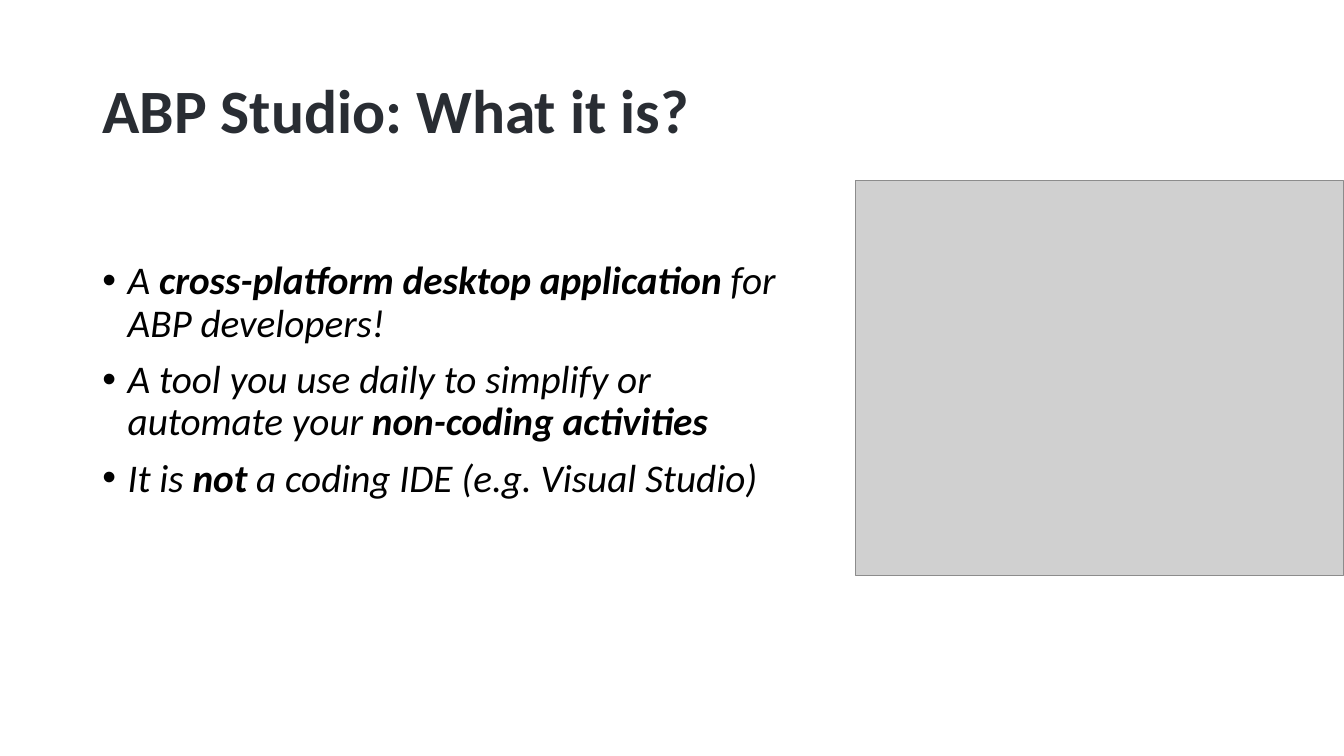
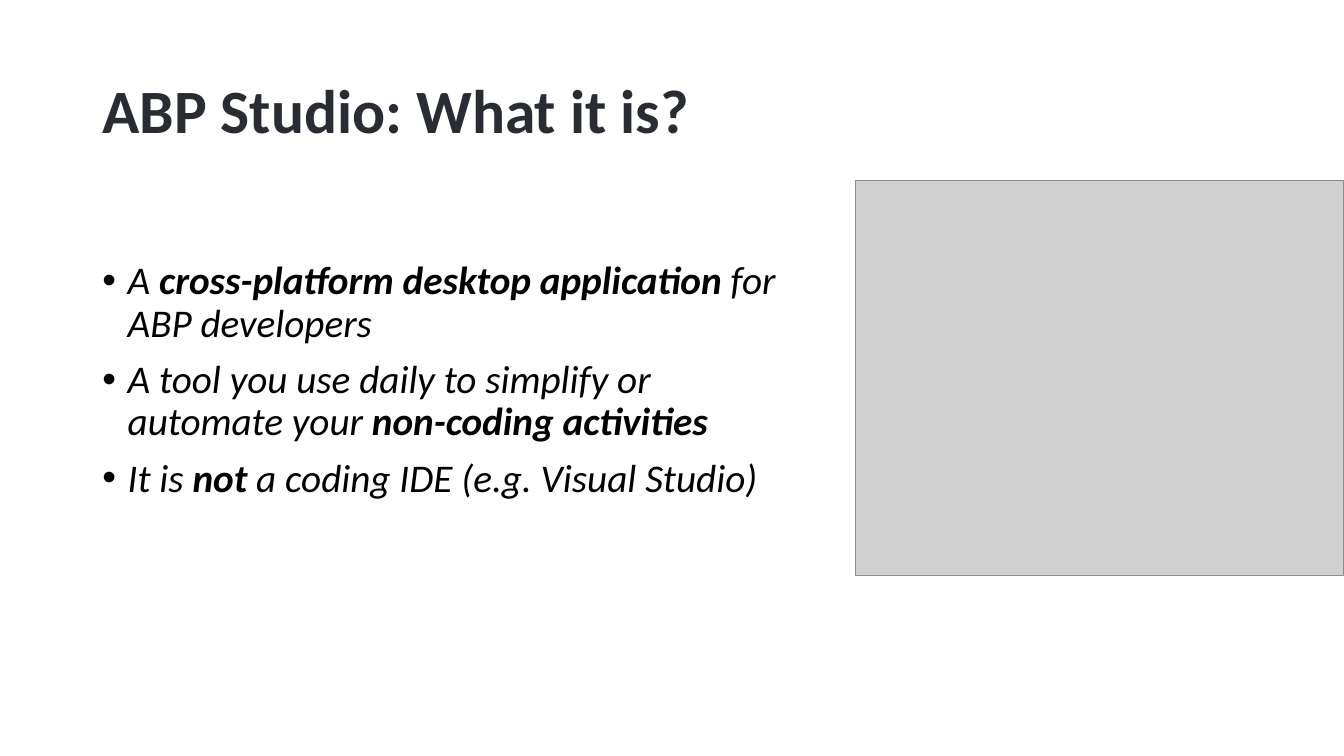
Before and after one commit to hikalkan/presentations, a slide deck: slide 3 of 2024-08-15 ABP Community Talks 2024.4/ABP Studio - The Missing Tool for Dotnet Developers.pptx. Drawn at 1344x756 pixels with LibreOffice and Linux fonts; fonts in the diff are those of the drawing; grey boxes stand for pictures; background and template pictures are left out. Boxes give left, top, right and bottom in pixels: in the first picture for what was removed or moved away, otherwise in the second. Text is boxed around its words. In the diff, an @@ line names an element or a change of style, - is before the commit and + after.

```diff
--- a/2024-08-15 ABP Community Talks 2024.4/ABP Studio - The Missing Tool for Dotnet Developers.pptx
+++ b/2024-08-15 ABP Community Talks 2024.4/ABP Studio - The Missing Tool for Dotnet Developers.pptx
@@ text at bbox=[128, 266, 776, 344]: text changed @@
-• A cross-platform desktop application for ABP developers!
+• A cross-platform desktop application for ABP developers
```
Also in this commit, not shown: 6 slides added, 12 slides removed.
